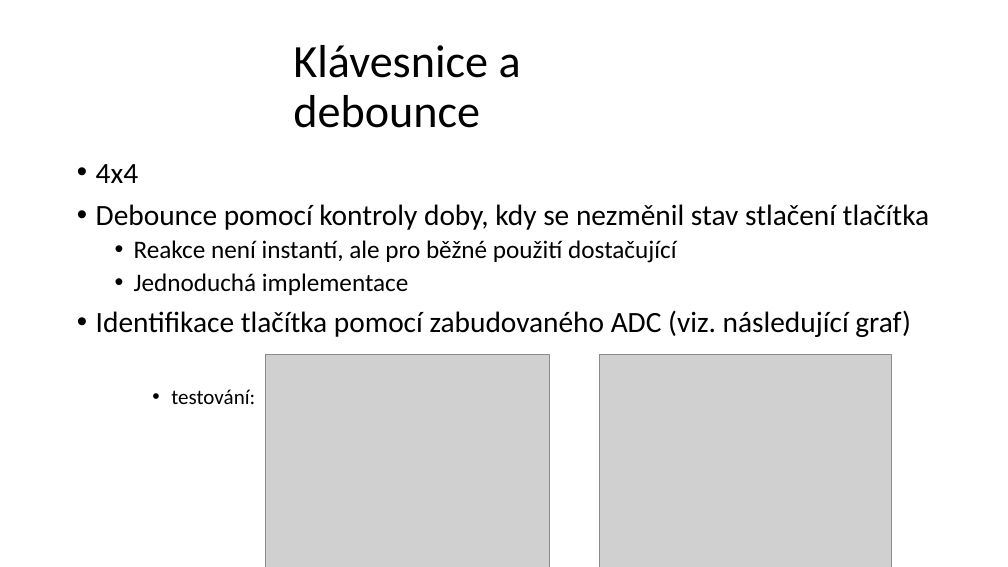
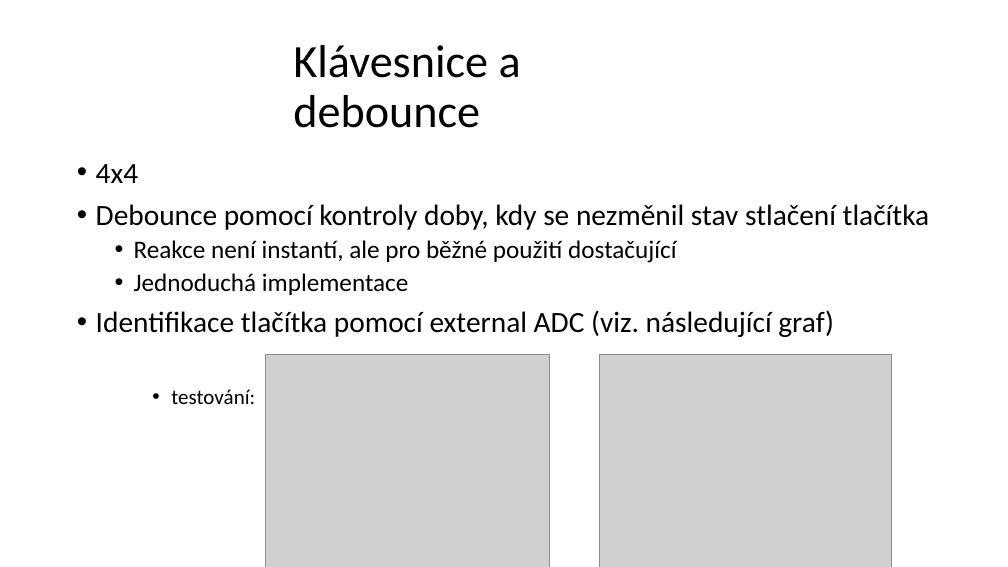
Before and after one commit to xhulaj/Digital-electronics-2, a slide deck: slide 3 of Labs/project/presentation.pptx. Drawn at 1008x567 pixels with LibreOffice and Linux fonts; fonts in the diff are those of the drawing; grey boxes stand for pictures. Boxes give left, top, right and bottom in pixels: in the first picture for what was removed or moved away, otherwise in the second. Text is boxed around its words. In the diff, an @@ line names an element or a change of style, - is before the commit and + after.

Commit message:
editing presentation

```diff
--- a/Labs/project/presentation.pptx
+++ b/Labs/project/presentation.pptx
@@ text at [96,310,834,337]: text changed @@
-• Identifikace tlačítka pomocí zabudovaného ADC (viz. následující graf)
+• Identifikace tlačítka pomocí external ADC (viz. následující graf)
```
Also in this commit, not shown: 1 slide added, 1 slide removed, 4 other files.
